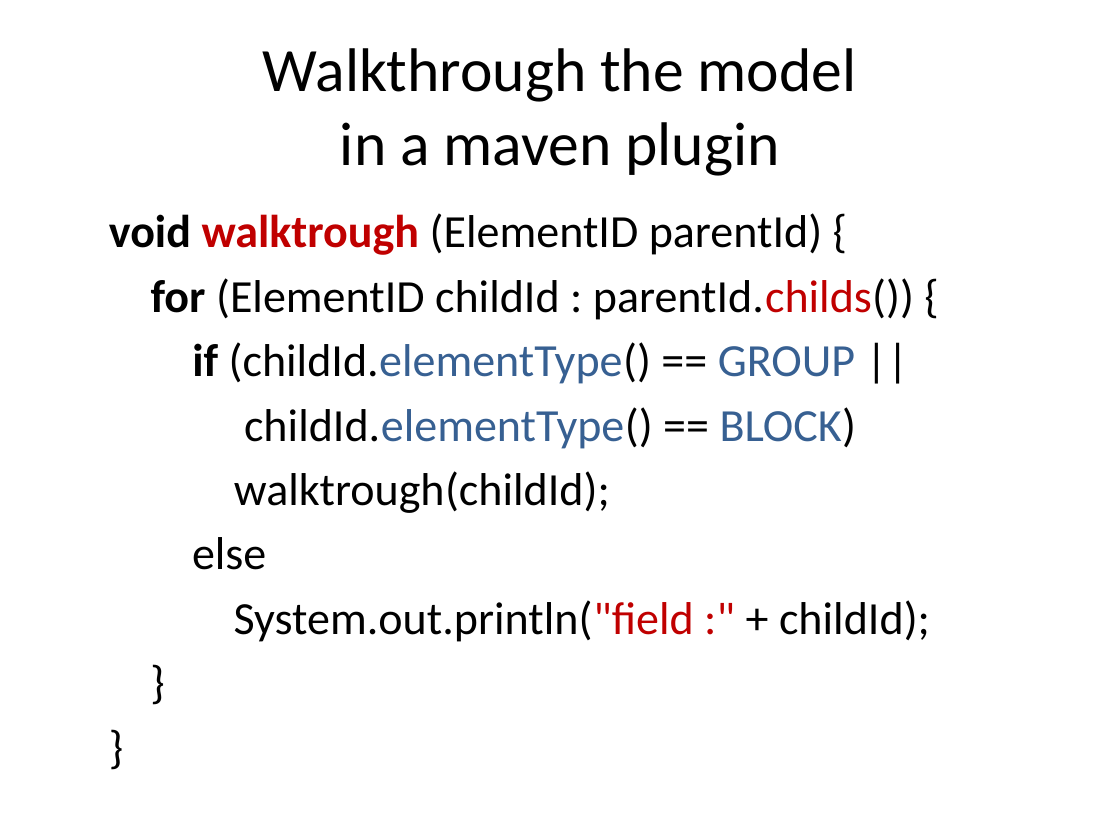
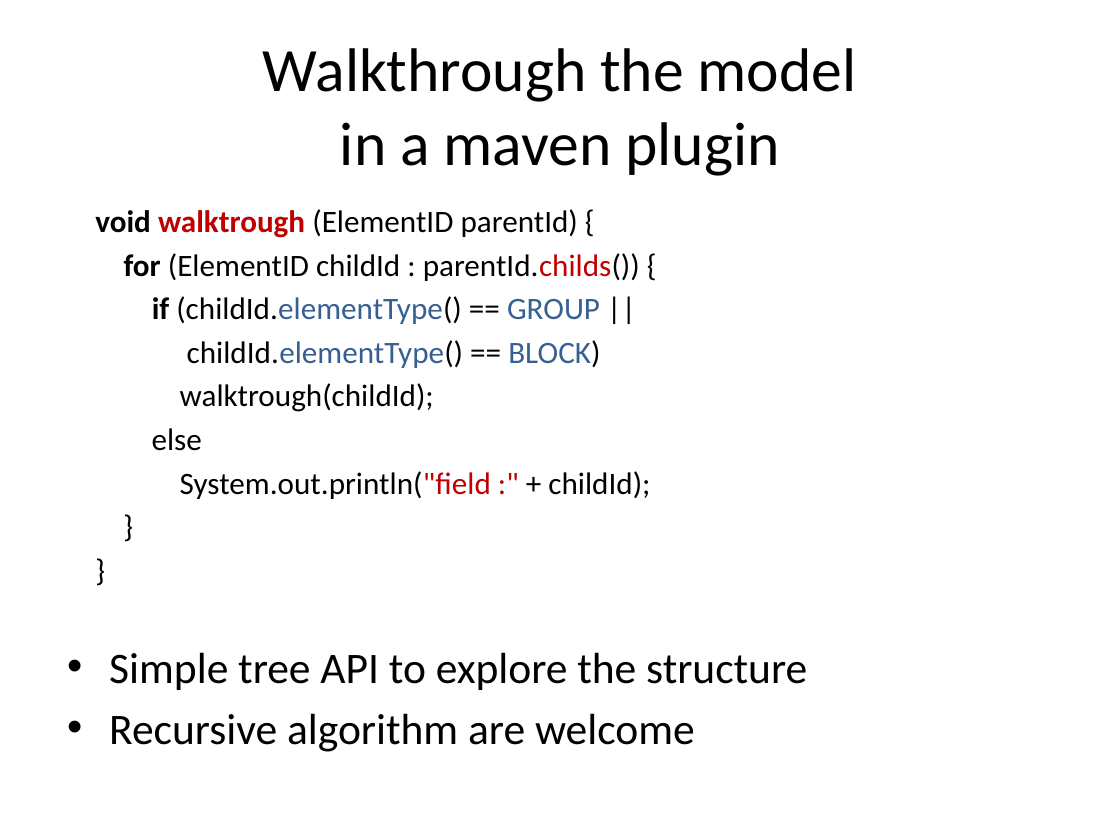
Before and after one commit to lesfurets/mdl4ui, a slide deck: slide 29 of mdl4ui-docs/mdl4ui_cg2013.pptx (slide 28 before the commit). Drawn at 1120x840 pixels with LibreOffice and Linux fonts; fonts in the diff are those of the drawing. Boxes give left, top, right and bottom in pixels: in the first picture for what was removed or moved away, otherwise in the second. Text is boxed around its words. In the diff, an @@ line names an element or a change of style, - is before the commit and + after.

```diff
--- a/mdl4ui-docs/mdl4ui_cg2013.pptx
+++ b/mdl4ui-docs/mdl4ui_cg2013.pptx
@@ text at <box>95,209,650,499</box>: size 29.6 to 20 pt in "void walktrough (ElementID parentId) {", "for (ElementID childId : parentId.childs()) {", "if (childId.elementType() == GROUP ||", "childId.elementType() == BLOCK)" and 5 more places; less space between paragraphs @@
@@ text at <box>109,652,807,752</box>: paragraphs added @@
+• Simple tree API to explore the structure
+• Recursive algorithm are welcome
```
Also in this commit, not shown: 5 other slides changed, 9 slides added, 1 slide removed.
